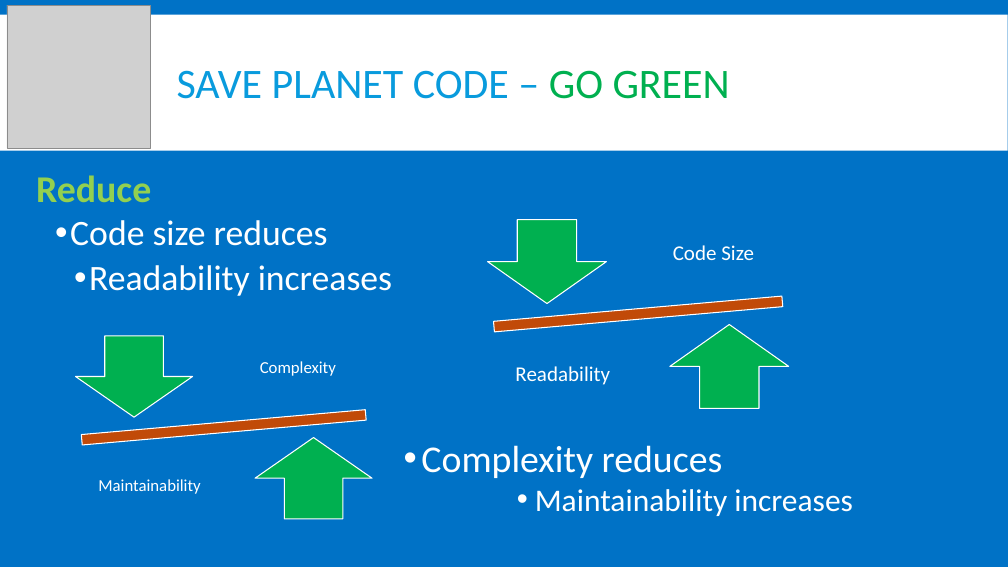
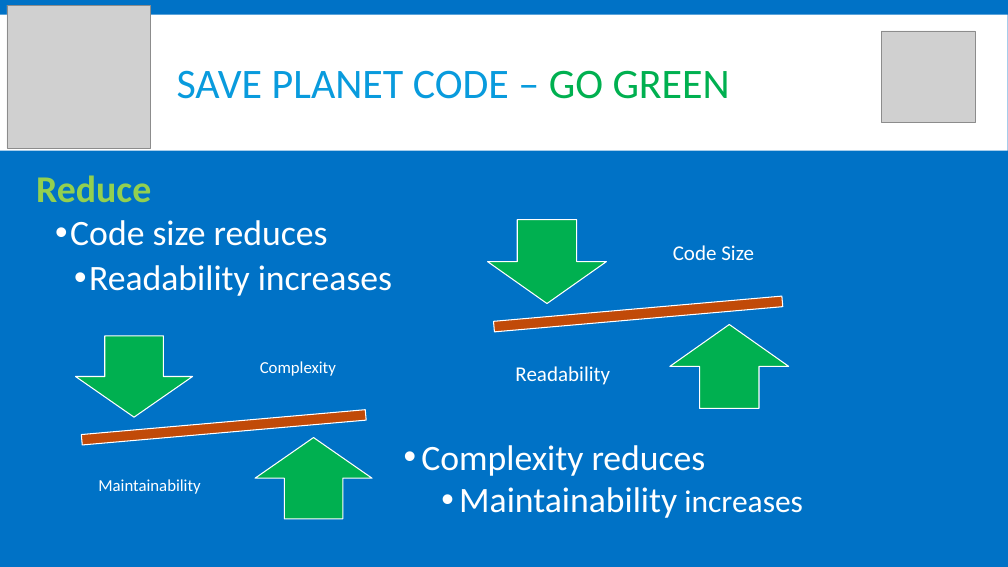
Before and after one commit to powershellorguk/Scotland, a slide deck: slide 34 of 2017/June/Coding For Strangers.pptx (slide 7 before the commit). Drawn at 1008x567 pixels with LibreOffice and Linux fonts; fonts in the diff are those of the drawing; grey boxes stand for pictures. Boxes give left, top, right and bottom in pixels: in the first picture for what was removed or moved away, otherwise in the second. Text is boxed around its words. In the diff, an @@ line names an element or a change of style, - is before the commit and + after.

```diff
--- a/2017/June/Coding For Strangers.pptx
+++ b/2017/June/Coding For Strangers.pptx
@@ picture added at (882, 31, 975, 123) @@
@@ text "Complexity reduces" at (421, 445, 803, 518): size 36 to 34 pt in "Complexity reduces"; size 30 to 34 pt in "Maintainability"; list level 5 to 3 in "Maintainability increases" @@
```
Also in this commit, not shown: 6 other slides changed, 13 slides added, 4 slides removed, 1 other file.
